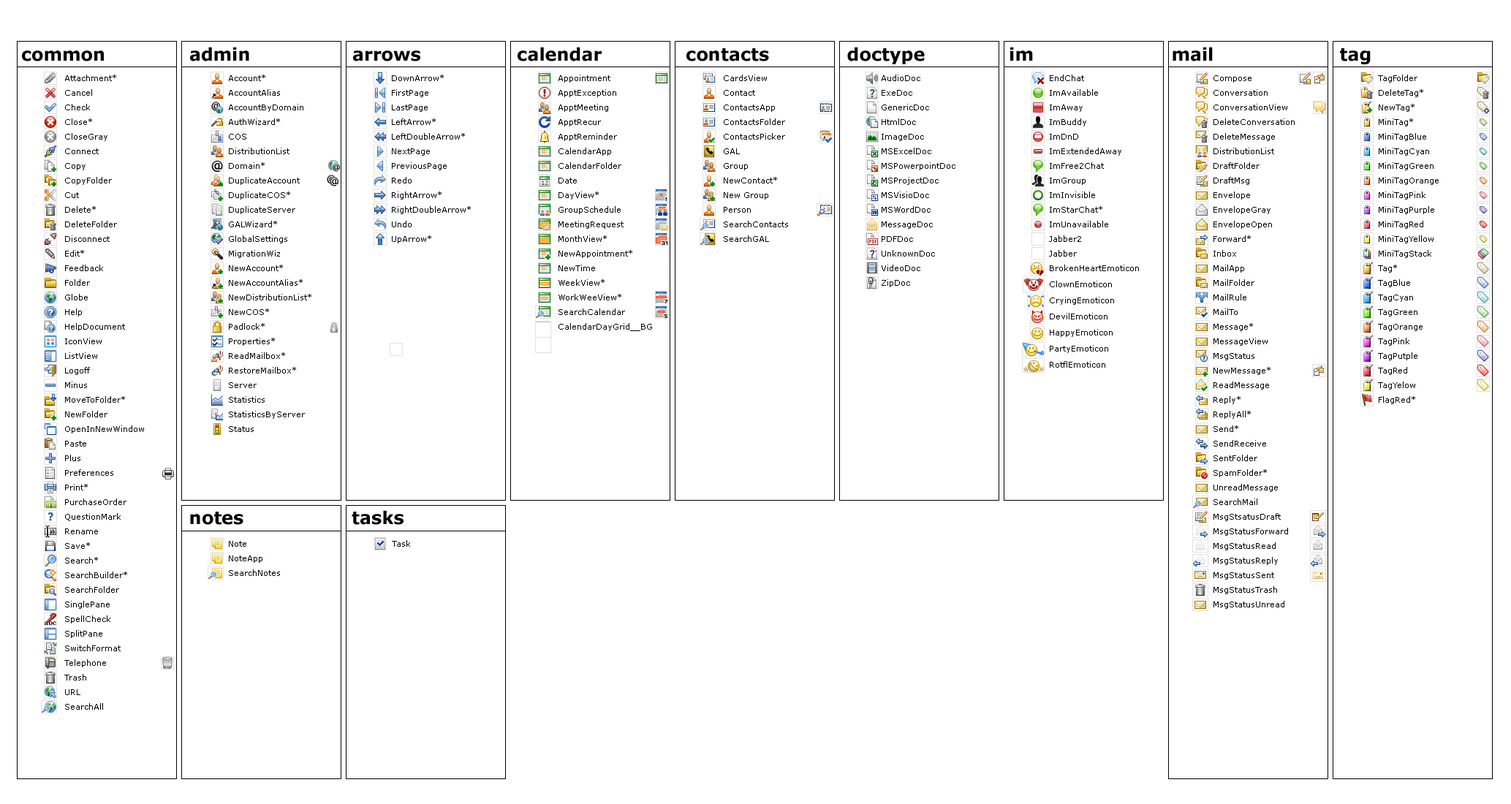
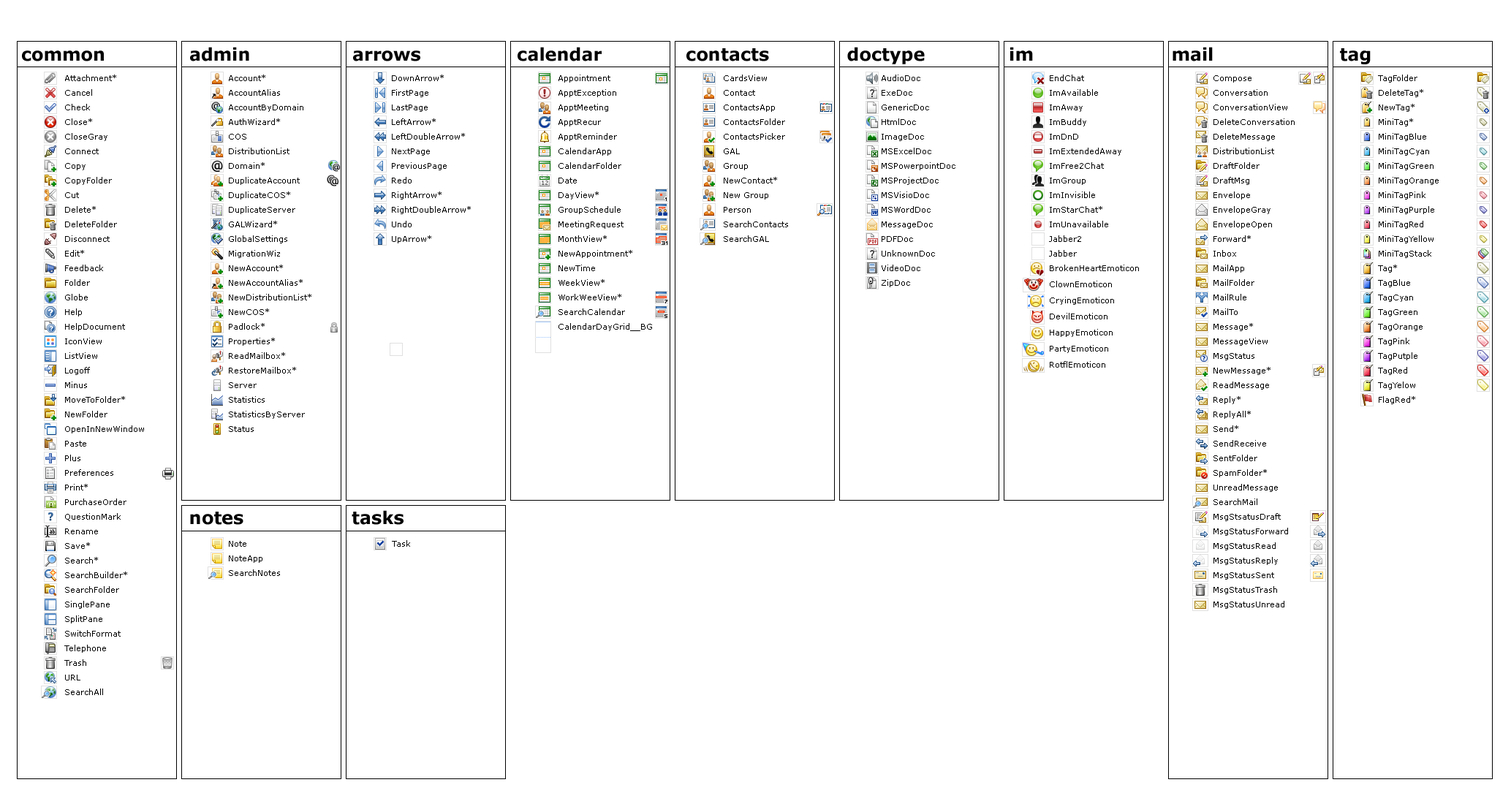
The second 1511x804 image is a revision of the first. Changes to its layers:
painted on "new overlays" over left=40, top=690, right=51, bottom=714
painted on "icon" over left=44, top=613, right=57, bottom=699
painted on "oversize rough" over left=41, top=686, right=57, bottom=713
painted on "boxes" over left=40, top=685, right=58, bottom=714
painted on "common names" over left=64, top=615, right=121, bottom=710
